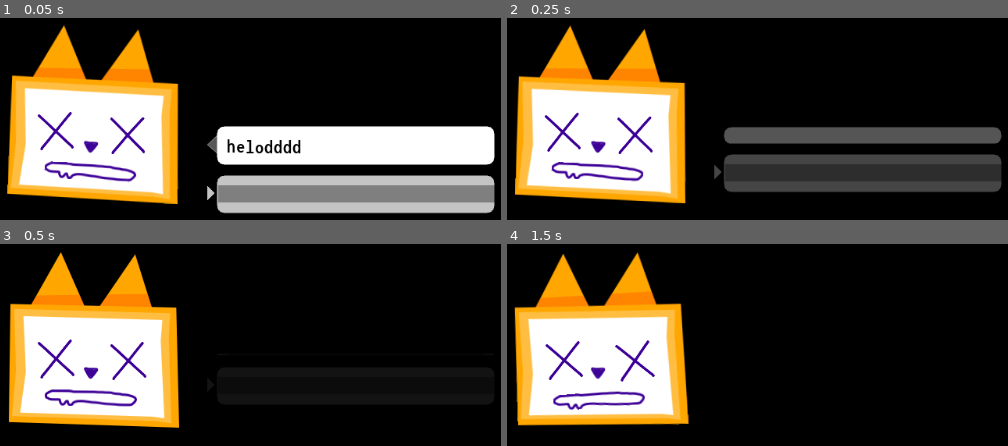
Above: before the commit, frames 1-4 (two rows, left to right).
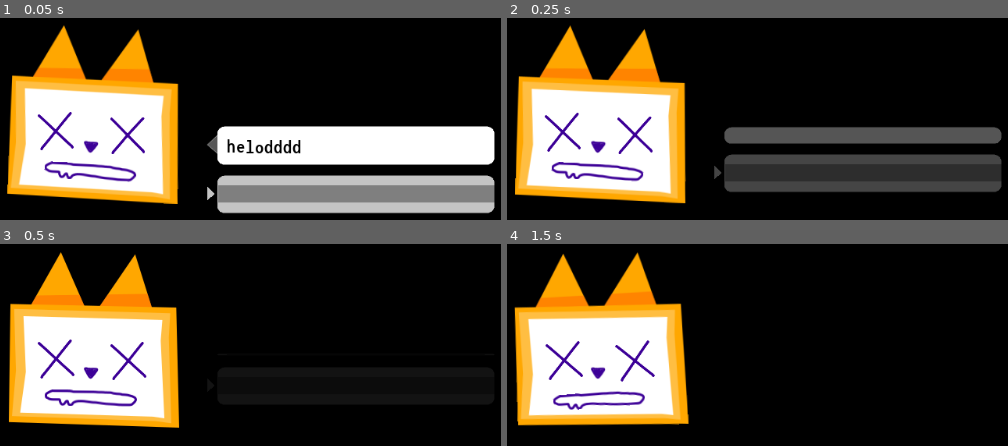
Above: after the commit, the same moments.

Repository: darltrash/rpg_exp
Game: Godot game, scene res://shop/schrod.tscn
Same seed, same stepped clock (60 frames per second), same inputs: the game is played once before the commit and once after it. This scene is started directly instead of the project's main scene.
Inputs:
- Up to frame 1 (0.05 s): no input
- Up to frame 2 (0.25 s): no input
- Up to frame 3 (0.5 s): no input
- Up to frame 4 (1.5 s): tap Enter at 0.5 s; hold Right (ui_right) 0.53-1.28 s; hold Down (ui_down) from 1.28 s (still down)

The runs differ from the first frame. In frame 1, 0.1% of the frame differs, in the area x 41-99%, y 53-98%; in frame 2, less than 0.1%; in frame 3, less than 0.1%; in frame 4, nothing differs.

Commit message:
Modularize dialog system

Diff:
--- /dev/null
+++ b/dialog/shop_schrod.tres
@@ -0,0 +1,60 @@
+{
+	"welcome": [
+		["Welcome to my special hell!", "default", "owo"],
+		["[wave]'The most refinate trash for you!'™", "money", "happy"]
+	],
+	"chicken_nuggets": [
+		["Are you going to buy these?",    "default", "owo"],
+		["i was going to eat them tho",    "pants",   "owo"],
+		["[wave]they look sooo good.....", "default", "drool"],
+		["They cost $20000!",              "money",   "happy"]
+	],
+	"buyrefuse": [
+		["[shake rate=100 level=10]wh-WHAT?!", "dead", "happy"],
+		["[shake rate=100 level=10]yOU DONT WANT TO BUY MY TRASH????????????11!!'???''?''???!11'''!?", "dead", "drool"],
+		["[wave]okay~",                    "default", "owo"]
+	],
+	"buyaccept": [
+		["KA-CHING!\nMONEY MONEY MONEY FOR ME!", "money", "happy"],
+		["[color=#808080][wave](this guy literally bought trash...)", "pants", "owo"]
+	],
+
+	"abt_you": [
+		["The name is Schrod.", "default", "owo"],
+		["People always wonder why\nI wear a box on my head", "default", "owo"],
+		["They dont even know this box IS my head", "dead", "happy"]
+	],
+
+	"abt_wha": [
+		["[shake rate=100 level=6]Im obviously a cat!\nDont be stupid!", "mad", "sad"],
+		["[wave]What makes you think\nI'm not?", "pants", "happy", true,
+			[
+				["You look like a demon.", "abt_wha_dem"]
+			]
+		]
+	],
+
+	"abt_wha_dem": [
+		["[wave]no...?", "pants", "happy", true],
+		["[wave]that's-... mega stupid~", "default", "happy", true],
+		["........", "default", "owo", true],
+		["...who told you that?", "default", "happy", true,
+			[
+				["It was obvious", "abt_wha_dem_obv"],
+				["A bird told me", "abt_wha_dem_bir"]
+			]
+		]
+	],
+
+	"abt_wha_dem_obv": [
+		["no.",          "pants", "owo", true],
+		["no. shut up.", "pants", "owo", true]
+	],
+	"abt_wha_dem_bir": [
+		["the bird lied.", "default", "happy", true]
+	],
+
+	"abt_wha_idk": [
+		["[wave]okay...?", "pants", "happy", true]
+	]
+}
--- /dev/null
+++ b/dialog_system.gd
@@ -0,0 +1,55 @@
+extends Node2D
+
+var current_dialog
+var current_line
+var dialogs = {}
+var answ = -1
+
+func load_file(filename):
+	var result = ""
+	var f = File.new()
+	if f.file_exists(filename):
+		f.open(filename, File.READ)
+		while not f.eof_reached():
+			result = result + f.get_line() + "\n"
+		f.close()
+		return result
+	else:
+		return "i bugged out :/"
+
+func load_json_file(data):
+	dialogs = JSON.parse(load_file(data)).result
+
+func talk(id_dialog):
+	current_dialog = dialogs[id_dialog]
+	current_line = 0
+	next_line()
+	var lastdialog = id_dialog
+
+func ask(questions):
+	$questionbox.ask(questions)
+
+func next_line():
+	if current_dialog:
+		if current_dialog.size() > current_line:
+			get_parent().expression_callback(
+				current_dialog[current_line][1],
+				current_dialog[current_line][2],
+				not (current_dialog[current_line][1]=="pants" or current_dialog[current_line][1]=="money"),
+				current_dialog[current_line].size()>3
+			)
+
+			var _ques = Array()
+			$dialogbox.say(current_dialog[current_line][0])
+			if current_dialog[current_line].size()>4:
+				for x in current_dialog[current_line][4]:
+					_ques.append(x[0])
+				$questionbox.ask(_ques)
+
+			current_line += 1
+		else: get_parent().default_expression()
+
+func _process(delta):
+	if answ >= 0:
+		talk(current_dialog[current_line-1][4][answ][1])
+		answ = -1
--- a/shop/schrod.tscn
+++ b/shop/schrod.tscn
@@ -6,110 +6,21 @@
 [ext_resource path="res://sprites/boxcat001/rAccOon.png" type="Texture" id=4]
 [ext_resource path="res://NanumGothicCoding-Bold.ttf" type="DynamicFontData" id=5]
 [ext_resource path="res://sprites/boxcat001/ohno.png" type="Texture" id=6]
+[ext_resource path="res://dialog_system.gd" type="Script" id=7]
 
 [sub_resource type="GDScript" id=1]
 script/source = "extends Node2D
 
-var current_dialog
-var current_line
-var dialogs = {
-	\"welcome\": [
-		[\"Welcome to my special hell!\", \"default\", \"owo\"],
-		[\"[wave]'The most refinate trash for you!'™\", \"money\", \"happy\"]
-	],
-	\"chicken_nuggets\": [
-		[\"Are you going to buy these?\",    \"default\", \"owo\"],
-		[\"i was going to eat them tho\",    \"pants\",   \"owo\"],
-		[\"[wave]they look sooo good.....\", \"default\", \"drool\"],
-		[\"They cost $20000!\",              \"money\",   \"happy\"]
-	],
-	\"buyrefuse\": [
-		[\"[shake rate=100 level=10]wh-WHAT?!\", \"dead\", \"happy\"],
-		[\"[shake rate=100 level=10]yOU DONT WANT TO BUY MY TRASH????????????11!!'???''?''???!11'''!?\", \"dead\", \"drool\"],
-		[\"[wave]okay~\",                    \"default\", \"owo\"]
-	],
-	\"buyaccept\": [
-		[\"KA-CHING!\\nMONEY MONEY MONEY FOR ME!\", \"money\", \"happy\"],
-		[\"[color=#808080][wave](this guy literally bought trash...)\", \"pants\", \"owo\"]
-	],
-
-	\"abt_you\": [
-		[\"The name is Schrod.\", \"default\", \"owo\"],
-		[\"People always wonder why\\nI wear a box on my head\", \"default\", \"owo\"],
-		[\"They dont even know this box IS my head\", \"dead\", \"happy\"]
-	],
-
-	\"abt_wha\": [
-		[\"[shake rate=100 level=6]Im obviously a cat!\\nDont be stupid!\", \"mad\", \"sad\"],
-		[\"[wave]What makes you think\\nI'm not?\", \"pants\", \"happy\", true,
-			[
-				[\"You look like a demon.\", \"abt_wha_dem\"]
-			]
-		]
-	],
-
-	\"abt_wha_dem\": [
-		[\"[wave]no...?\", \"pants\", \"happy\", true],
-		[\"[wave]that's-... mega stupid~\", \"default\", \"happy\", true],
-		[\"........\", \"default\", \"owo\", true],
-		[\"...who told you that?\", \"default\", \"happy\", true,
-			[
-				[\"It was obvious\", \"abt_wha_dem_obv\"],
-				[\"A bird told me\", \"abt_wha_dem_bir\"]
-			]
-		]
-	],
-
-	\"abt_wha_dem_obv\": [
-		[\"no.\",          \"pants\", \"owo\", true],
-		[\"no. shut up.\", \"pants\", \"owo\", true],
-	],
-	\"abt_wha_dem_bir\": [
-		[\"the bird lied.\", \"default\", \"happy\", true]
-	],
-
-	\"abt_wha_idk\": [
-		[\"[wave]okay...?\", \"pants\", \"happy\", true]
-	]
-}
-
-var answ = -1
-
-func talk(id_dialog):
-	current_dialog = dialogs[id_dialog]
-	current_line = 0
-	next_line()
-	var lastdialog = id_dialog
-
-func ask(questions):
-	$questionbox.ask(questions)
-
-func next_line():
-	if current_dialog:
-		if current_dialog.size() > current_line:
-			$HEAD.change(
-				current_dialog[current_line][1],
-				current_dialog[current_line][2],
-				not (current_dialog[current_line][1]==\"pants\" or current_dialog[current_line][1]==\"money\"),
-				current_dialog[current_line].size()>3
-			)
-
-			var _ques = Array()
-			$dialogbox.say(current_dialog[current_line][0])
-			if current_dialog[current_line].size()>4:
-				for x in current_dialog[current_line][4]:
-					_ques.append(x[0])
-				$questionbox.ask(_ques)
-
-			current_line += 1
-		else: $HEAD.change(\"default\", \"owo\")
+func _ready():
+	$dialog_system.load_json_file(\"res://dialog/shop_schrod.tres\")
+
+func expression_callback(a, b, c, d): $HEAD.change(a, b, c, d)
+
+func default_expression(): $HEAD.change(\"default\", \"owo\")
+
 func _process(delta):
 	if Input.is_action_just_pressed(\"ui_end\"):
-		talk(\"abt_wha\")
-	if answ >= 0:
-		talk(current_dialog[current_line-1][4][answ][1])
-		answ = -1
-
+		$dialog_system.talk(\"abt_wha\")
 "
 
 [sub_resource type="GDScript" id=2]
@@ -342,11 +253,15 @@
 texture = ExtResource( 6 )
 flip_h = true
 
-[node name="dialogbox" type="RichTextLabel" parent="."]
-margin_left = 510.0
-margin_top = 260.0
-margin_right = 864.0
-margin_bottom = 308.0
+[node name="dialog_system" type="Node2D" parent="."]
+position = Vector2( 499.199, 310.056 )
+script = ExtResource( 7 )
+
+[node name="dialogbox" type="RichTextLabel" parent="dialog_system"]
+margin_left = 10.8014
+margin_top = -50.0562
+margin_right = 364.801
+margin_bottom = -2.05615
 rect_clip_content = false
 custom_styles/normal = SubResource( 3 )
 custom_fonts/normal_font = SubResource( 4 )
@@ -362,16 +277,16 @@
 "_edit_use_anchors_": false
 }
 
-[node name="arrow" type="Polygon2D" parent="dialogbox"]
+[node name="arrow" type="Polygon2D" parent="dialog_system/dialogbox"]
 position = Vector2( 0, -1 )
 antialiased = true
 polygon = PoolVector2Array( 1, 11, -13, 24, 1, 36 )
 
-[node name="questionbox" type="RichTextLabel" parent="."]
-margin_left = 510.0
-margin_top = 312.0
-margin_right = 864.0
-margin_bottom = 359.0
+[node name="questionbox" type="RichTextLabel" parent="dialog_system"]
+margin_left = 10.8014
+margin_top = 1.94385
+margin_right = 364.801
+margin_bottom = 48.9438
 rect_clip_content = false
 custom_styles/normal = SubResource( 3 )
 custom_fonts/normal_font = SubResource( 4 )
@@ -384,7 +299,7 @@
 "_edit_use_anchors_": false
 }
 
-[node name="selection" type="Panel" parent="questionbox"]
+[node name="selection" type="Panel" parent="dialog_system/questionbox"]
 material = SubResource( 7 )
 margin_left = 1.0
 margin_top = 12.0
@@ -395,6 +310,6 @@
 "_edit_use_anchors_": false
 }
 
-[node name="arrow" type="Polygon2D" parent="questionbox/selection"]
+[node name="arrow" type="Polygon2D" parent="dialog_system/questionbox/selection"]
 position = Vector2( -11.8014, -13.9438 )
 polygon = PoolVector2Array( -2, 15, 7.97705, 24.3929, -2, 33 )
Not shown: 1 places in shop/schrod.tscn that only renumber resources
